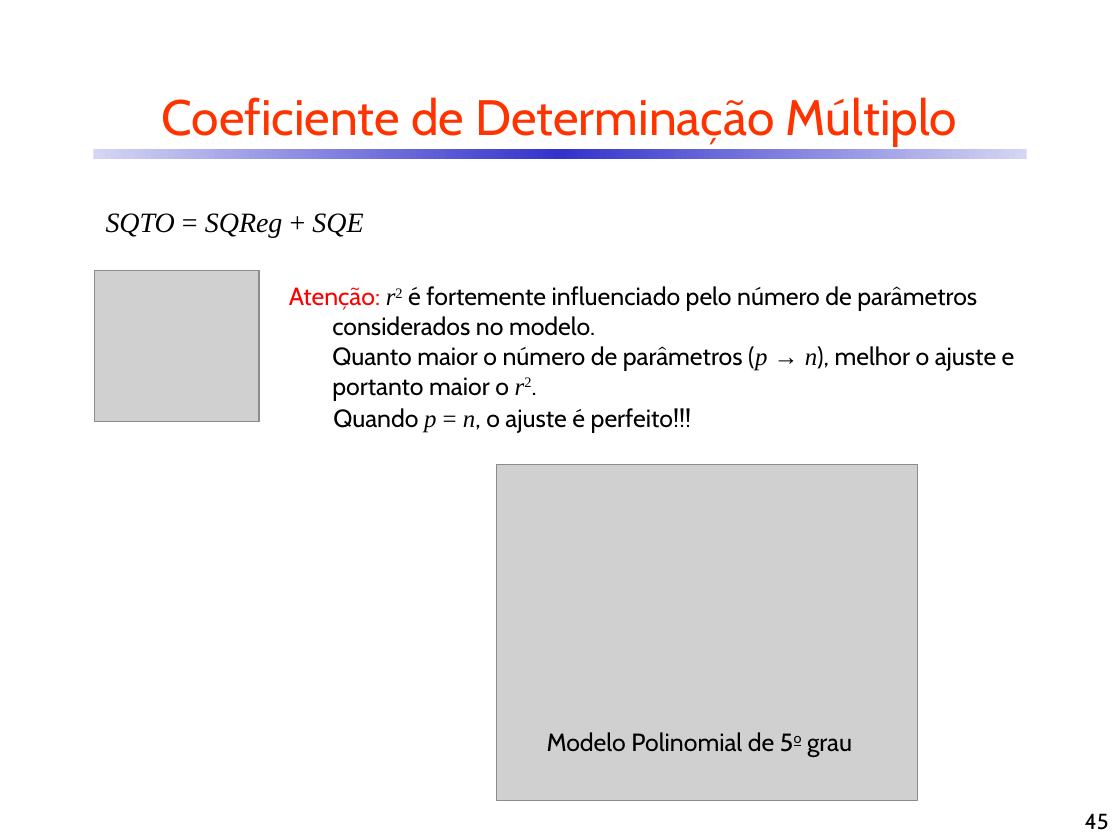
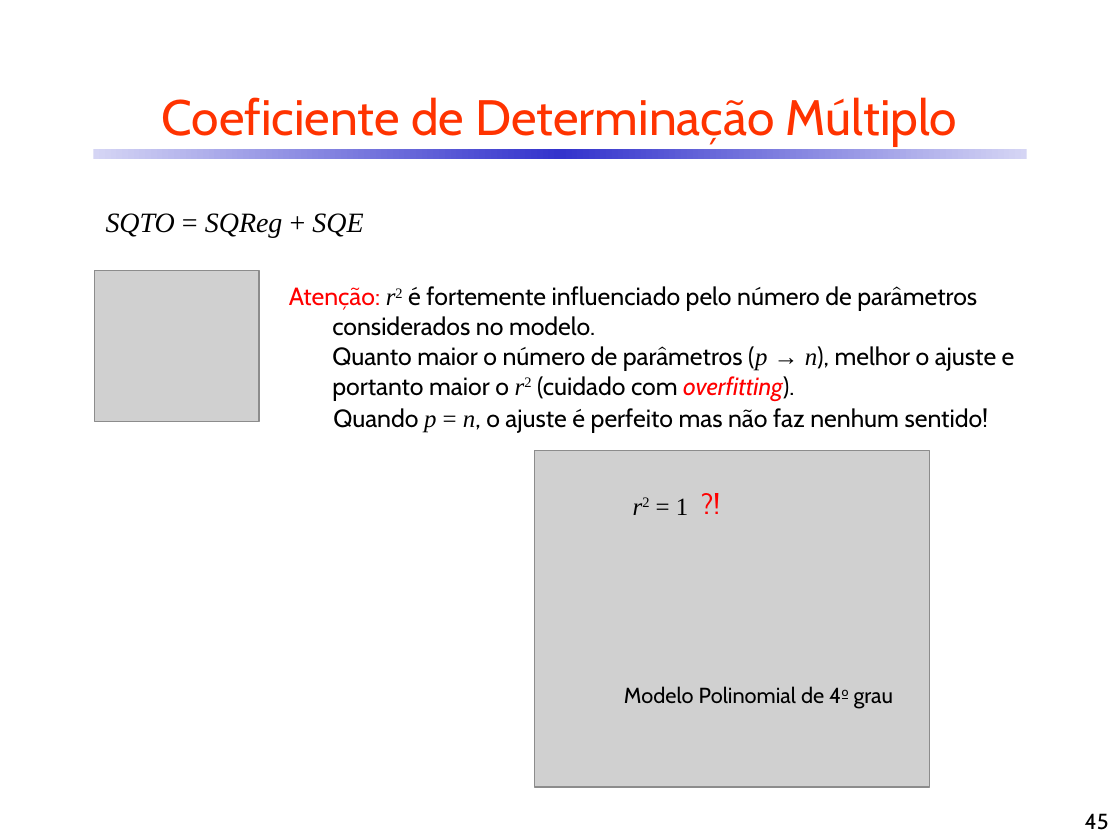
Before and after one commit to CDRenno/Estatistica, a slide deck: slide 45 of ppt/10ARegr.pptx. Drawn at 1120x840 pixels with LibreOffice and Linux fonts; fonts in the diff are those of the drawing; grey boxes stand for pictures. Boxes give left, top, right and bottom in pixels: in the first picture for what was removed or moved away, otherwise in the second. Text is boxed around its words. In the diff, an @@ line names an element or a change of style, - is before the commit and + after.

```diff
--- a/ppt/10ARegr.pptx
+++ b/ppt/10ARegr.pptx
@@ text at <box>332,346,1015,400</box>: text changed @@
-Quanto maior o número de parâmetros (p → n), melhor o ajuste e portanto maior o r2.
+Quanto maior o número de parâmetros (p → n), melhor o ajuste e portanto maior o r2 (cuidado com overfitting).
@@ text at <box>333,408,989,433</box>: text changed @@
-Quando p = n, o ajuste é perfeito!!!
+Quando p = n, o ajuste é perfeito mas não faz nenhum sentido!
@@ picture: place and size @@
-picture at <box>496,464,917,801</box>
+picture at <box>534,450,930,787</box>
@@ text added at <box>676,498,688,515</box>, 16 pt, text #000000 @@
+r2 = 1
@@ text added at <box>690,480,748,525</box>, 18 pt, text #FF0000 @@
+?!
@@ text at <box>624,686,894,708</box>: text changed; size 16 to 14 pt @@
-Modelo Polinomial de 5o grau
+Modelo Polinomial de 4o grau
```
Also in this commit, not shown: 23 other slides changed, 1 slide added, 1 other file.
